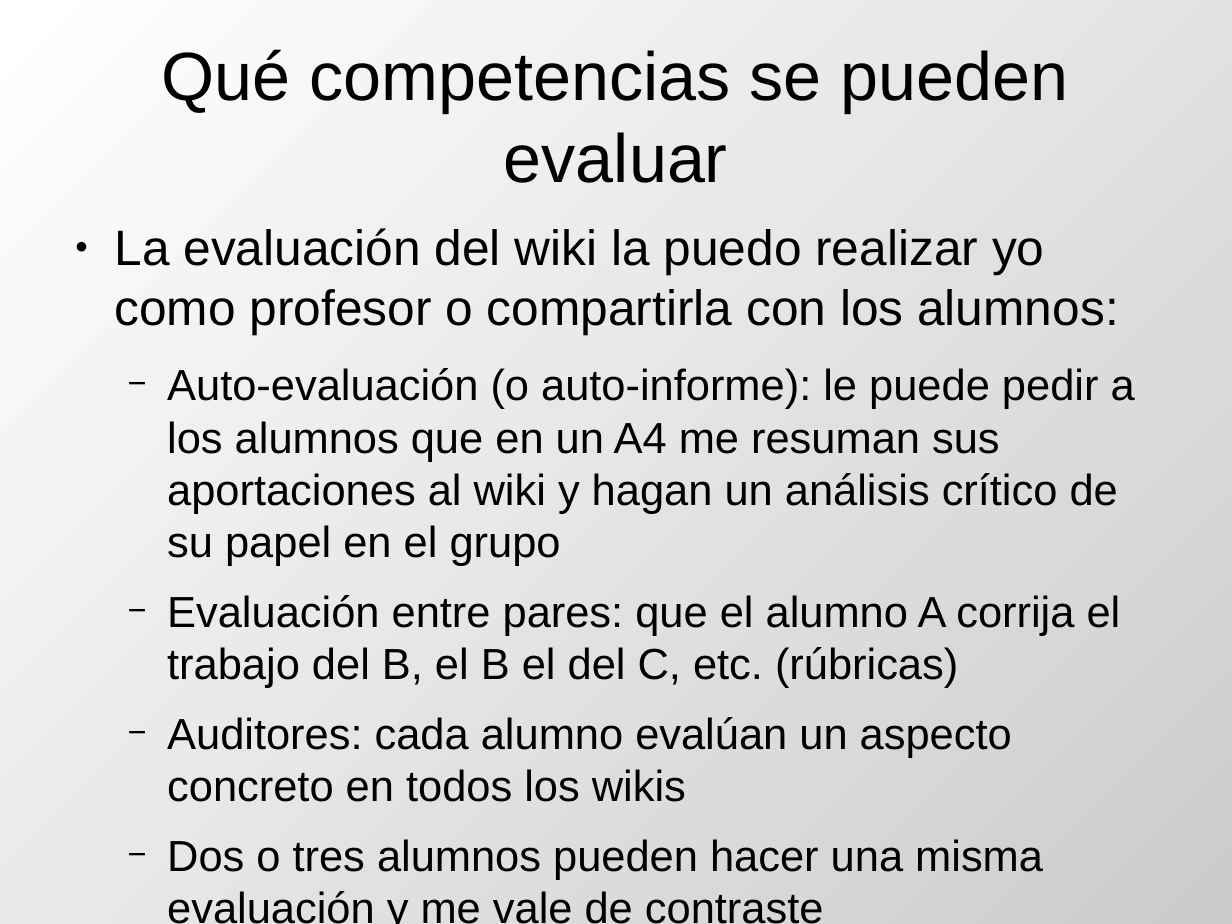
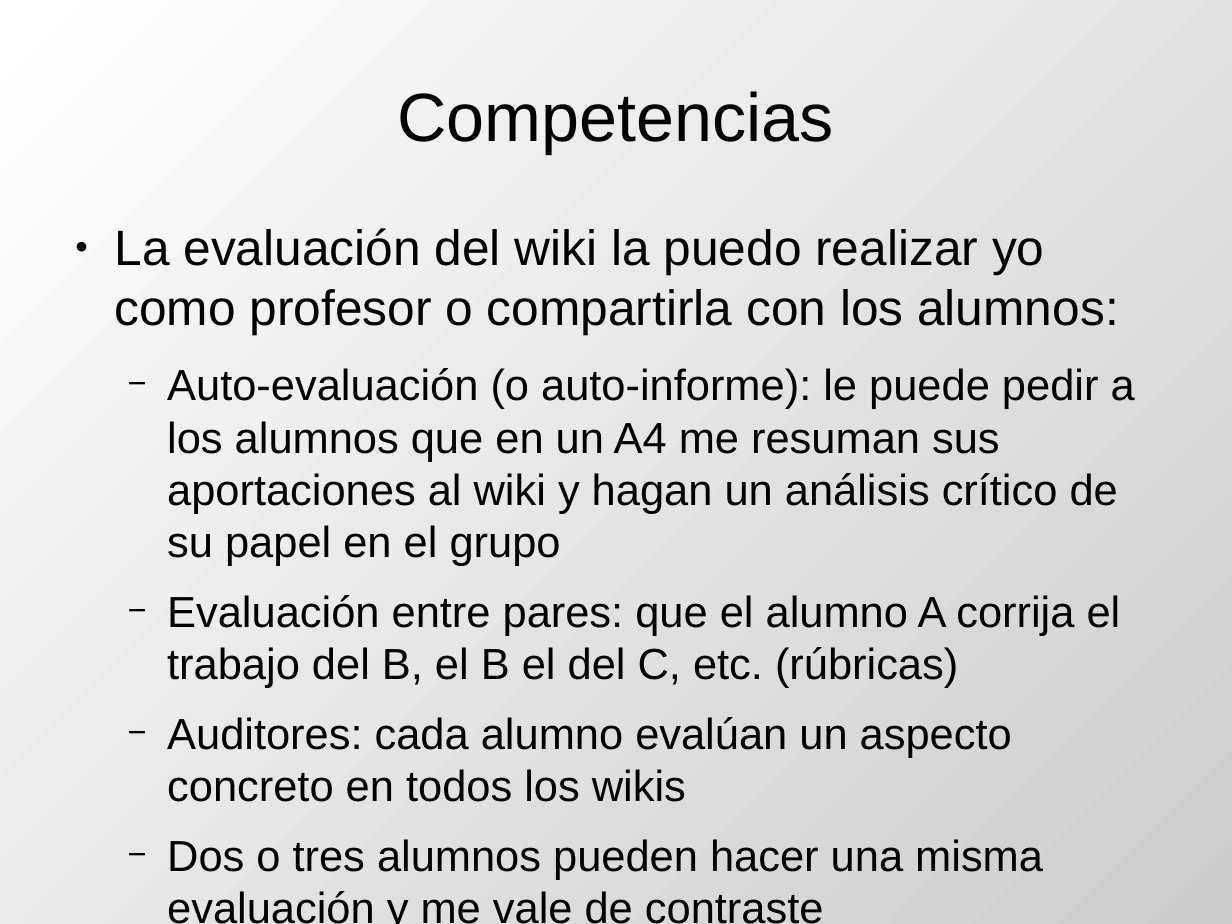
Before and after one commit to DrPantera/wikis4education, a slide deck: slide 40 of uca-2014/tema-5-IntroEvaluacionWikis.odp (slide 38 before the commit). Drawn at 1232x924 pixels with LibreOffice and Linux fonts; fonts in the diff are those of the drawing. Boxes give left, top, right and bottom in pixels: in the first picture for what was removed or moved away, otherwise in the second. Text is boxed around its words. In the diff, an @@ line names an element or a change of style, - is before the commit and + after.

Commit message:
pregnta quien evalua compet objetivam

```diff
--- a/uca-2014/tema-5-IntroEvaluacionWikis.odp
+++ b/uca-2014/tema-5-IntroEvaluacionWikis.odp
@@ title at box(397, 91, 833, 153): text changed @@
-Qué competencias se pueden evaluar
+Competencias
```
Also in this commit, not shown: 17 other slides changed, 2 slides added, 1 other file.
